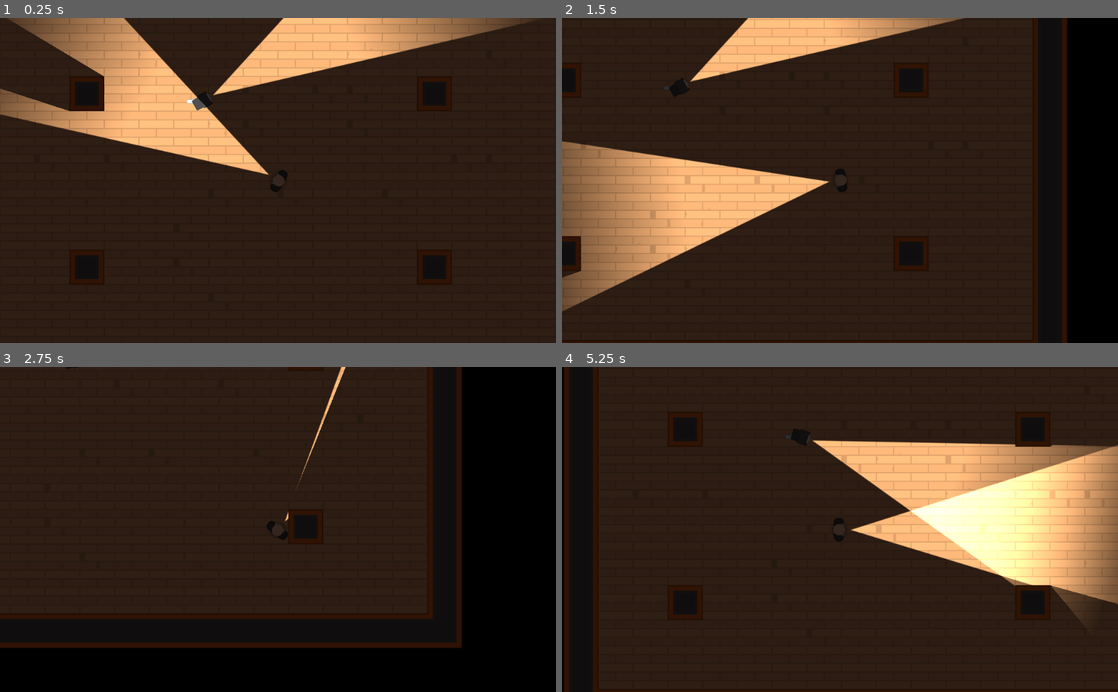
Above: before the commit, frames 1-4 (two rows, left to right).
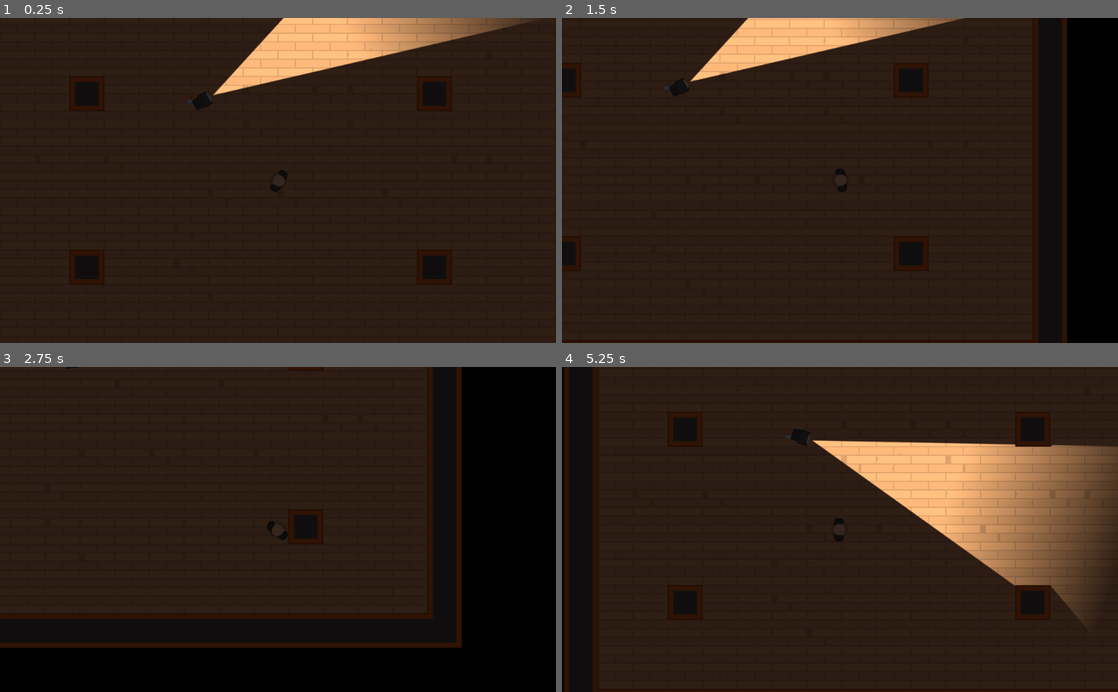
Above: after the commit, the same moments.

Repository: andredarcie/discovering-godot-course
Game: Godot game, scene res://Levels/TemplateLevel.tscn
Two runs of this game, one before a commit and one after it. Both use one fixed random seed, a clock stepped at 60 frames per second and the inputs below.
Inputs (mouse positions are in pixels of both pictures, inside the frame that each line leads up to):
- Up to frame 1 (0.25 s): no input
- Up to frame 2 (1.5 s): tap Enter at 0.5 s; move the mouse to (962, 164) at 0.52 s; hold D (move_right) 0.53-1.28 s; move the mouse to (728, 196) at 1.27 s; hold S (move_down) from 1.28 s (still down)
- Up to frame 3 (2.75 s): move the mouse to (333, 458) at 2.02 s; release S (move_down) at 2.03 s; hold D (move_right) from 2.03 s (still down)
- Up to frame 4 (5.25 s): move the mouse to (812, 594) at 2.77 s; release D (move_right) at 2.78 s; hold W (move_up) 2.78-3.53 s; move the mouse to (1006, 578) at 3.52 s; hold A (move_left) 3.53-5.03 s; move the mouse to (673, 480) at 4.27 s; move the mouse to (867, 529) at 5.02 s; hold S (move_down) from 5.03 s (still down)

The runs differ from the first frame. In frame 1, 9.3% of the frame differs, in the area x 0-49%, y 0-49%; in frame 2, 12%, in the area x 0-48%, y 37-91%; in frame 3, 0.2%; in frame 4, 12%.

Commit message:
Line of Sight

Diff:
--- a/HeistMeisters/Characters/Camera.tscn
+++ b/HeistMeisters/Characters/Camera.tscn
@@ -34,6 +34,8 @@
 [node name="CameraBody" type="KinematicBody2D" parent="."]
 position = Vector2( 12.3167, -0.472469 )
 rotation = -0.523599
+collision_layer = 4
+collision_mask = 2147483651
 script = ExtResource( 4 )
 __meta__ = {
 "_edit_group_": true
--- a/HeistMeisters/Characters/Player.tscn
+++ b/HeistMeisters/Characters/Player.tscn
@@ -1,17 +1,12 @@
-[gd_scene load_steps=5 format=2]
+[gd_scene load_steps=4 format=2]
 
 [ext_resource path="res://Characters/TemplateCharacter.tscn" type="PackedScene" id=1]
 [ext_resource path="res://Characters/Player.gd" type="Script" id=2]
 [ext_resource path="res://GFX/PNG/Hitman 1/hitman1_stand.png" type="Texture" id=3]
-[ext_resource path="res://Lightmaps/Torch.tscn" type="PackedScene" id=4]
 
 [node name="Player" instance=ExtResource( 1 )]
+collision_mask = 2147483654
 script = ExtResource( 2 )
 
 [node name="Sprite" parent="." index="0"]
 texture = ExtResource( 3 )
-
-[node name="Torch" parent="." index="2" instance=ExtResource( 4 )]
-position = Vector2( 14.6938, -0.243843 )
-offset = Vector2( 320, 0 )
-shadow_color = Color( 0.219608, 0.196078, 0.196078, 0 )
--- a/HeistMeisters/Characters/PlayerDetection.gd
+++ b/HeistMeisters/Characters/PlayerDetection.gd
@@ -1,6 +1,7 @@
 extends "res://Characters/TemplateCharacter.gd"
 
 const FOV_TOLERANCE = 20
+const MAX_DETECTION_RANGE = 640
 const RED = Color(1, 0.25, 0.25)
 const WHITE = Color(1, 1, 1)
 
@@ -11,7 +12,7 @@
 
 
 func _process(delta):
-	if Player_in_FOV():
+	if Player_in_FOV() and Player_in_LOS():
 		$Torch.color = RED
 	else:
 		$Torch.color = WHITE
@@ -25,3 +26,18 @@
 		return true
 	else:
 		return false
+
+func Player_in_LOS():
+	var space = get_world_2d().direct_space_state
+	var LOS_obstacle = space.intersect_ray(global_position, Player.global_position, [self], collision_mask)
+
+	if not LOS_obstacle:
+		return false
+
+	var distance_to_player = Player.global_position.distance_to(global_position)
+	var Player_in_Range = distance_to_player < MAX_DETECTION_RANGE
+
+	if LOS_obstacle.collider == Player and Player_in_Range:
+		return true
+	else:
+		return false
--- a/HeistMeisters/Levels/TemplateLevel.tscn
+++ b/HeistMeisters/Levels/TemplateLevel.tscn
@@ -8,6 +8,8 @@
 
 [node name="TileMap" type="TileMap" parent="."]
 tile_set = ExtResource( 1 )
+collision_layer = 2
+collision_mask = 5
 format = 1
 tile_data = PoolIntArray( -327689, 1, 0, -327688, 1, 2, -327687, 1, 2, -327686, 1, 2, -327685, 1, 2, -327684, 1, 2, -32 …(3021 unchanged characters)…
 
--- a/HeistMeisters/project.godot
+++ b/HeistMeisters/project.godot
@@ -47,6 +47,12 @@
  ]
 }
 
+[layer_names]
+
+2d_physics/layer_1="Player"
+2d_physics/layer_2="Tilemap"
+2d_physics/layer_3="NPC"
+
 [rendering]
 
 environment/default_clear_color=Color( 0, 0, 0, 1 )
